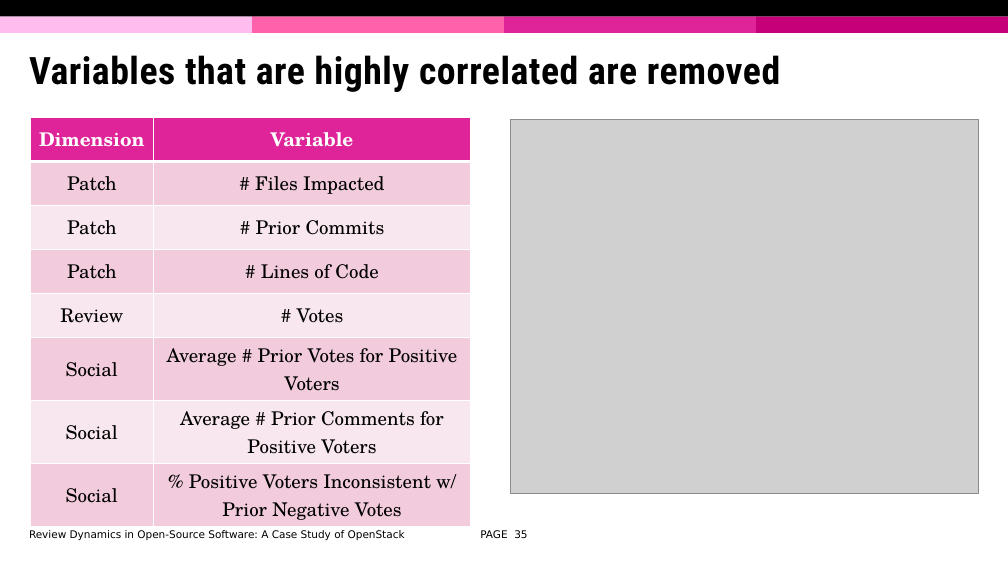
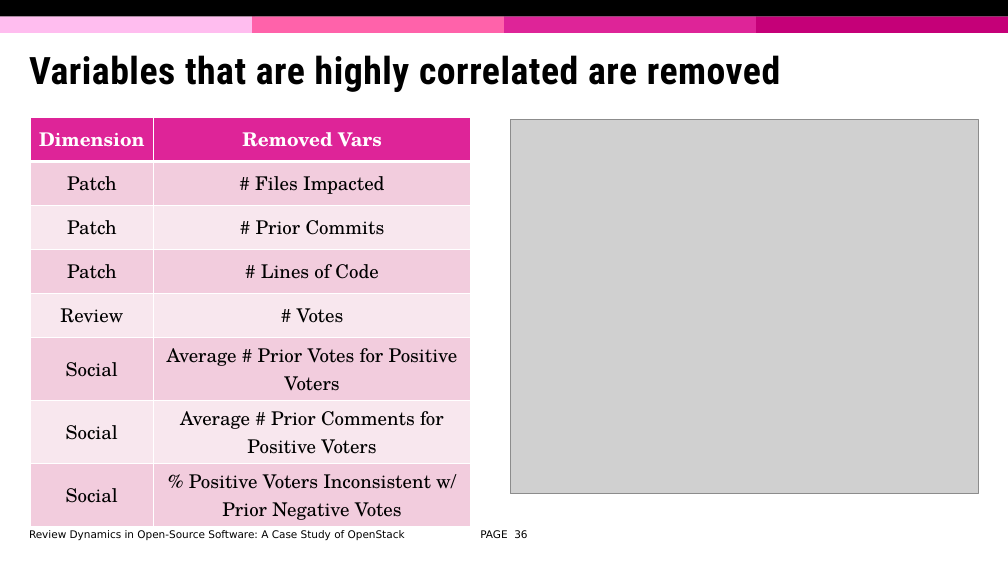
Before and after one commit to david-siqi-liu/review-dynamics-openstack, a slide deck: slide 36 of presentation/review-dynamics-openstack.pptx (slide 35 before the commit). Drawn at 1008x567 pixels with LibreOffice and Linux fonts; fonts in the diff are those of the drawing; grey boxes stand for pictures; background and template pictures are left out. Boxes give left, top, right and bottom in pixels: in the first picture for what was removed or moved away, otherwise in the second. Text is boxed around its words. In the diff, an @@ line names an element or a change of style, - is before the commit and + after.

```diff
--- a/presentation/review-dynamics-openstack.pptx
+++ b/presentation/review-dynamics-openstack.pptx
@@ table at [30,117,471,524] @@
-row 1, column 2: Variable
+row 1, column 2: Removed Vars
@@ page number at [480,530,527,538]: text changed @@
-PAGE 35
+PAGE 36
```
Also in this commit, not shown: 9 other slides changed, 3 slides added, 2 other files.
